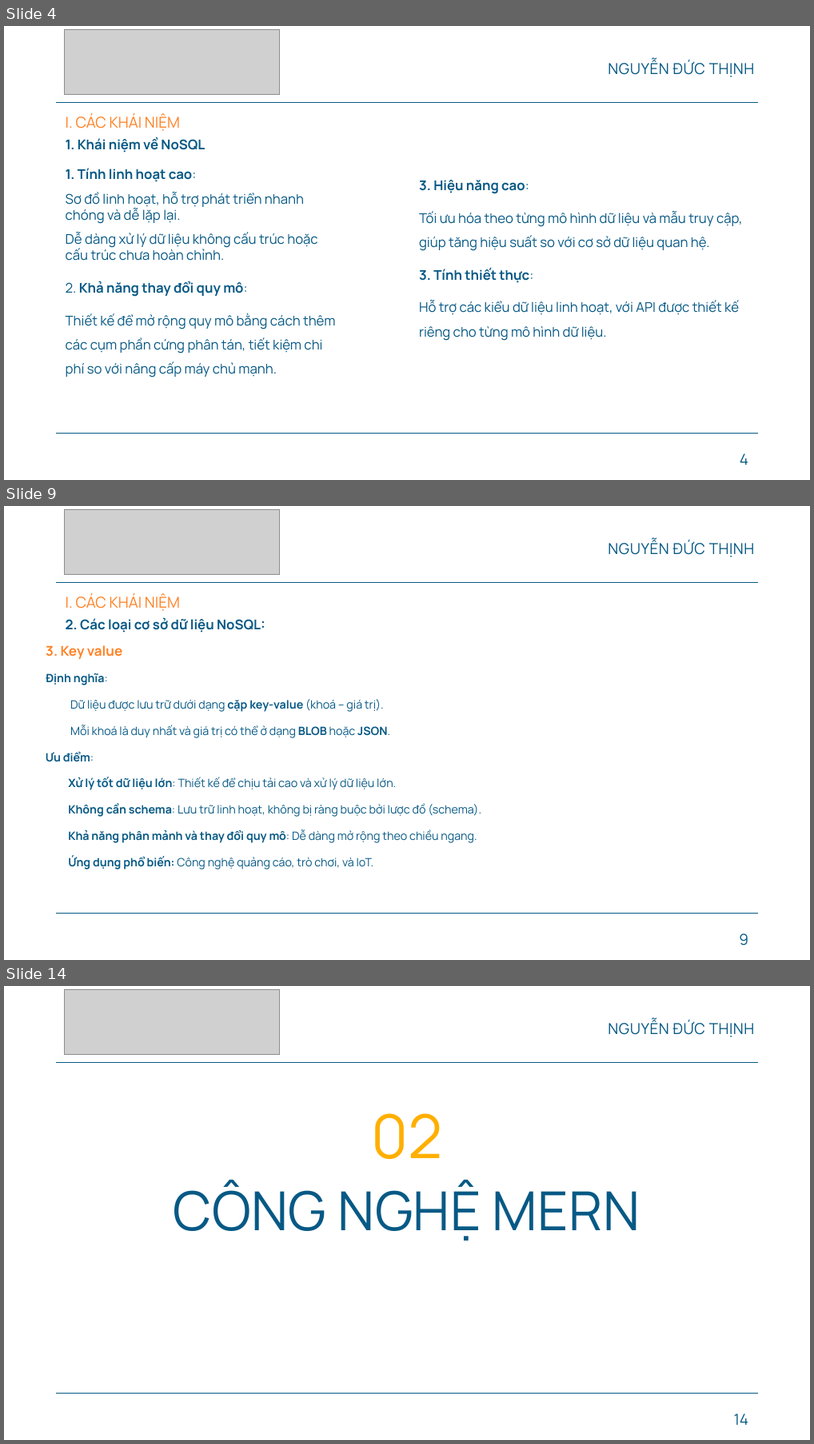
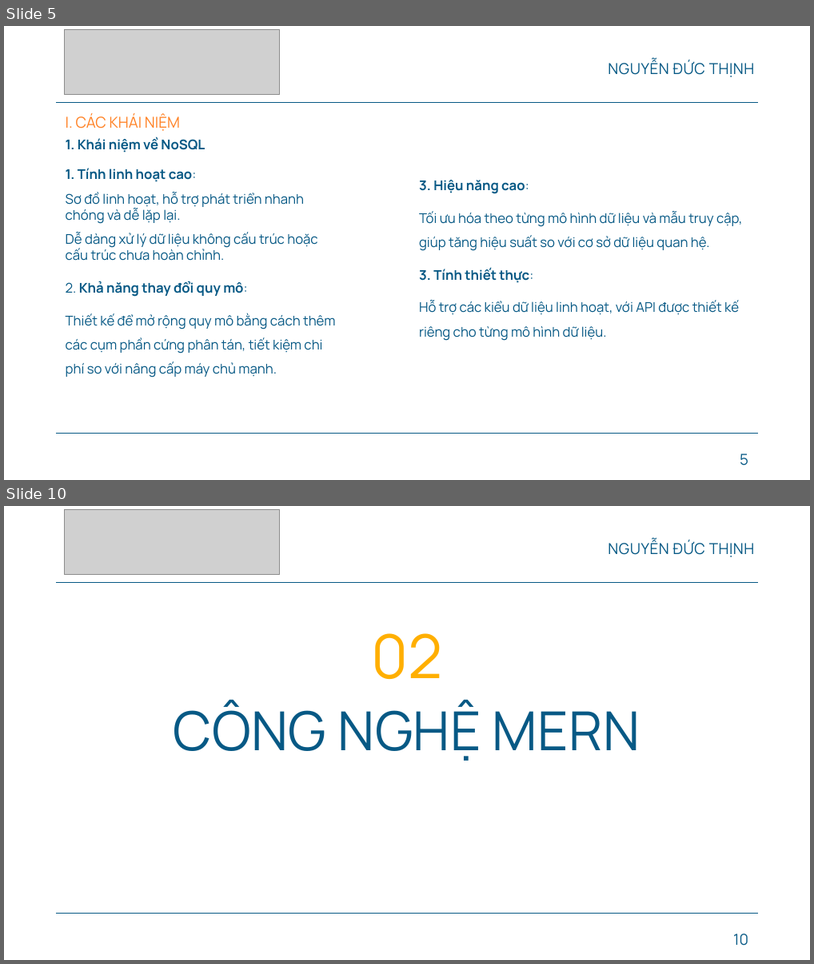
Before and after one commit to Ducthinh1501/CN-DA21TTB-NGUYENDUCTHINH-MONGODB-READINGTESTS, a slide deck: thesis/CN-SLIDE-BAOCAO.pptx. Shown one above the other, each under a label of ours: slides 4, 9 and 14 before the commit, slides 5 and 10 after it; the slides between them are not shown. The pictures are 814x1444 and 814x964 pixels, drawn with LibreOffice and Linux fonts; fonts in the diff are those of the drawing; grey boxes stand for pictures; background and template pictures are left out. Boxes give left, top, right and bottom in pixels: in the first picture for what was removed or moved away, otherwise in the second. Text is boxed around its words. In the diff, an @@ line names an element or a change of style, - is before the commit and + after.

```diff
--- a/thesis/CN-SLIDE-BAOCAO.pptx
+++ b/thesis/CN-SLIDE-BAOCAO.pptx
@@ slide 9 removed at (4,506,810,960), background #FFFFFF; not listed: 2 template elements that a slide beside it also shows @@
@@ picture removed at (65,509,280,574) @@
@@ title removed at (608,540,755,557) @@
-NGUYỄN ĐỨC THỊNH
@@ text removed at (66,594,180,611) @@
-I. CÁC KHÁI NIỆM
@@ text removed at (66,617,266,632) @@
-2. Các loại cơ sở dữ liệu NoSQL:
@@ text removed at (46,645,482,869) @@
-3. Key value
-Định nghĩa:
-Dữ liệu được lưu trữ dưới dạng cặp key-value (khoá – giá trị).
-Mỗi khoá là duy nhất và giá trị có thể ở dạng BLOB hoặc JSON.
-Ưu điểm:
-Xử lý tốt dữ liệu lớn: Thiết kế để chịu tải cao và xử lý dữ liệu lớn.
-Không cần schema: Lưu trữ linh hoạt, không bị ràng buộc bởi lược đồ (schema).
-Khả năng phân mảnh và thay đổi quy mô: Dễ dàng mở rộng theo chiều ngang.
-Ứng dụng phổ biến: Công nghệ quảng cáo, trò chơi, và IoT.
@@ page number removed at (739,933,749,945) @@
-9
@@ what was slide 4 is now slide 5 @@
@@ page number at (740,453,749,465): text changed @@
-4
+5
@@ what was slide 14 is now slide 10 @@
@@ page number at (734,933,749,945): text changed @@
-14
+10
```
Also in this commit, not shown: 4 slides changed, 4 slides added, 7 other slides removed, 12 other files.
